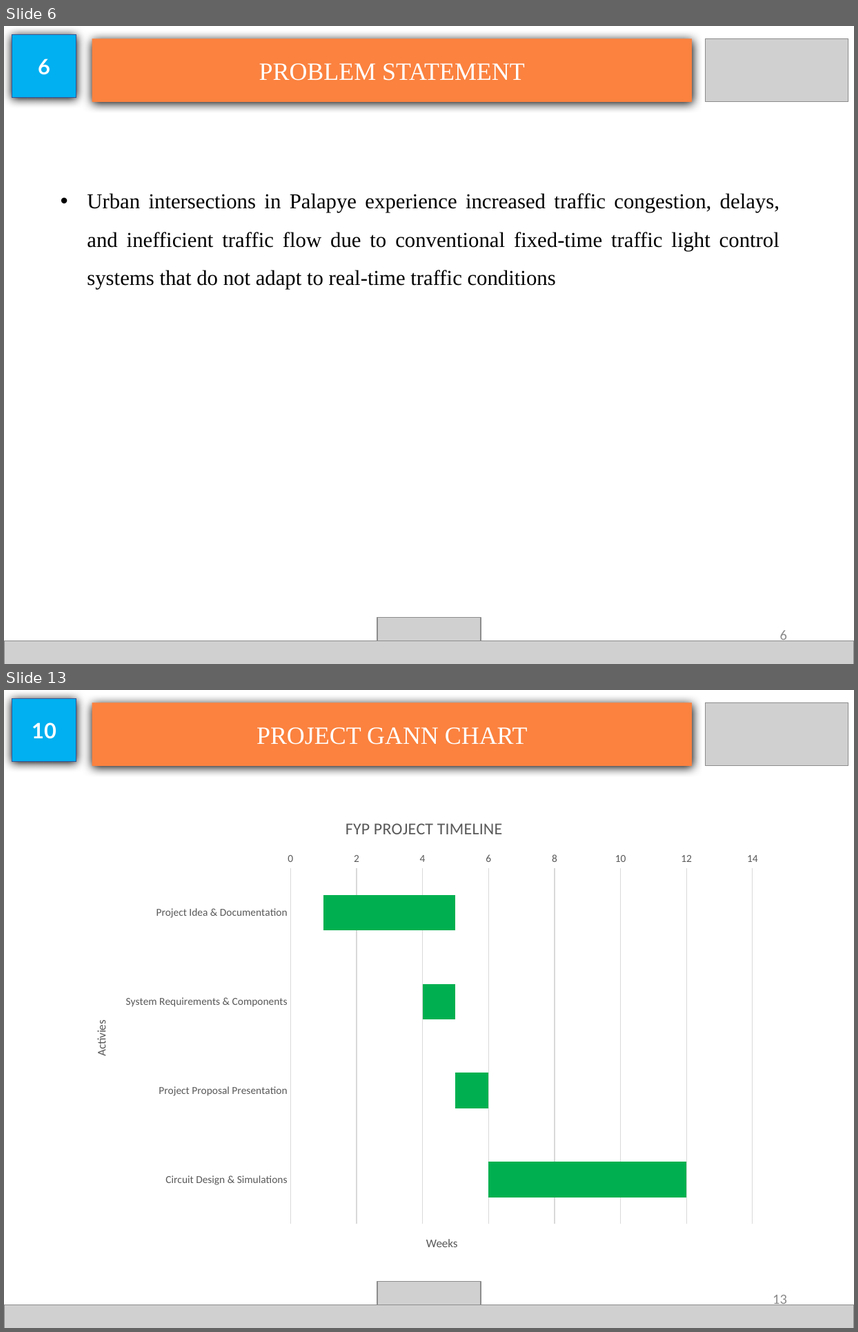
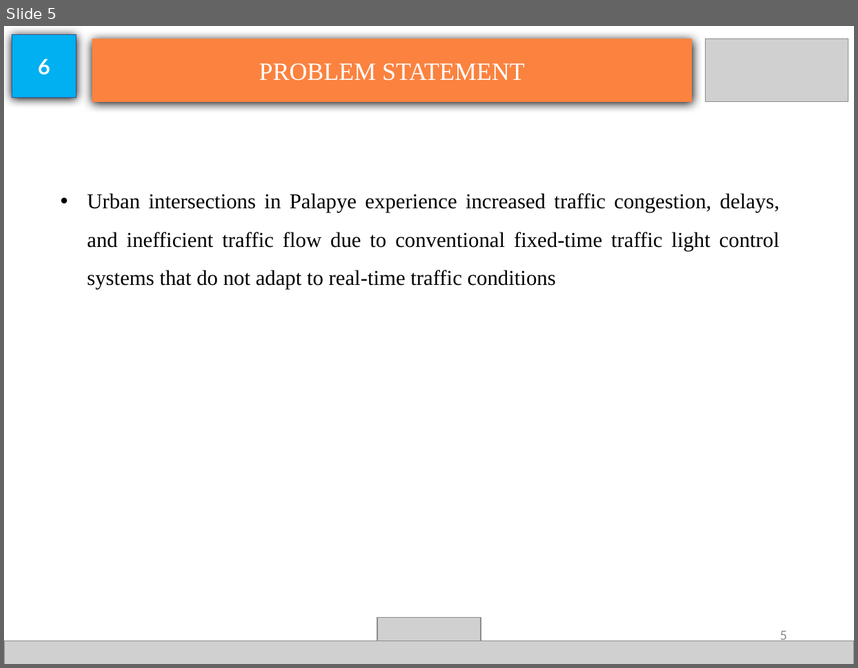
Before and after one commit to geranimoekia/Multi-Agent-Deep-Reinforcement-Learning-for-Adaptive-Traffic-Signal-Control-Palapye-A1-Corridor, a slide deck: docs/presentations/TSOTLHE SEIPHEPI FYP.pptx. Shown one above the other, each under a label of ours: slides 6 and 13 before the commit, slide 5 after it; the slides between them are not shown. The pictures are 858x1332 and 858x668 pixels, drawn with LibreOffice and Linux fonts; fonts in the diff are those of the drawing; grey boxes stand for pictures. Boxes give left, top, right and bottom in pixels: in the first picture for what was removed or moved away, otherwise in the second. Text is boxed around its words. In the diff, an @@ line names an element or a change of style, - is before the commit and + after.

```diff
--- a/docs/presentations/TSOTLHE SEIPHEPI FYP.pptx
+++ b/docs/presentations/TSOTLHE SEIPHEPI FYP.pptx
@@ slide 13 removed at (4,690,854,1328), background #FFFFFF @@
@@ rectangle removed at (12,698,76,761) @@
-10
@@ rectangle removed at (92,702,692,766) @@
-PROJECT GANN CHART
@@ picture removed at (705,702,848,766) @@
@@ bar stacked chart removed at (76,800,771,1268) @@
-title "FYP PROJECT TIMELINE "
-categories: Project Idea & Documentation, System Requirements & Components, Project Proposal Presentation, Circuit Design & Simulations
-Series 1: 1, 4, 5, 6
-Series 2: 4, 1, 1, 6
@@ picture removed at (377,1281,481,1323) @@
@@ picture removed at (4,1305,854,1328) @@
@@ page number removed at (773,1294,787,1308) @@
-13
@@ what was slide 6 is now slide 5 @@
@@ page number at (780,630,787,641): text changed @@
-6
+5
```
Also in this commit, not shown: 8 slides changed, 17 slides added, 5 other slides removed, 2 other files.
